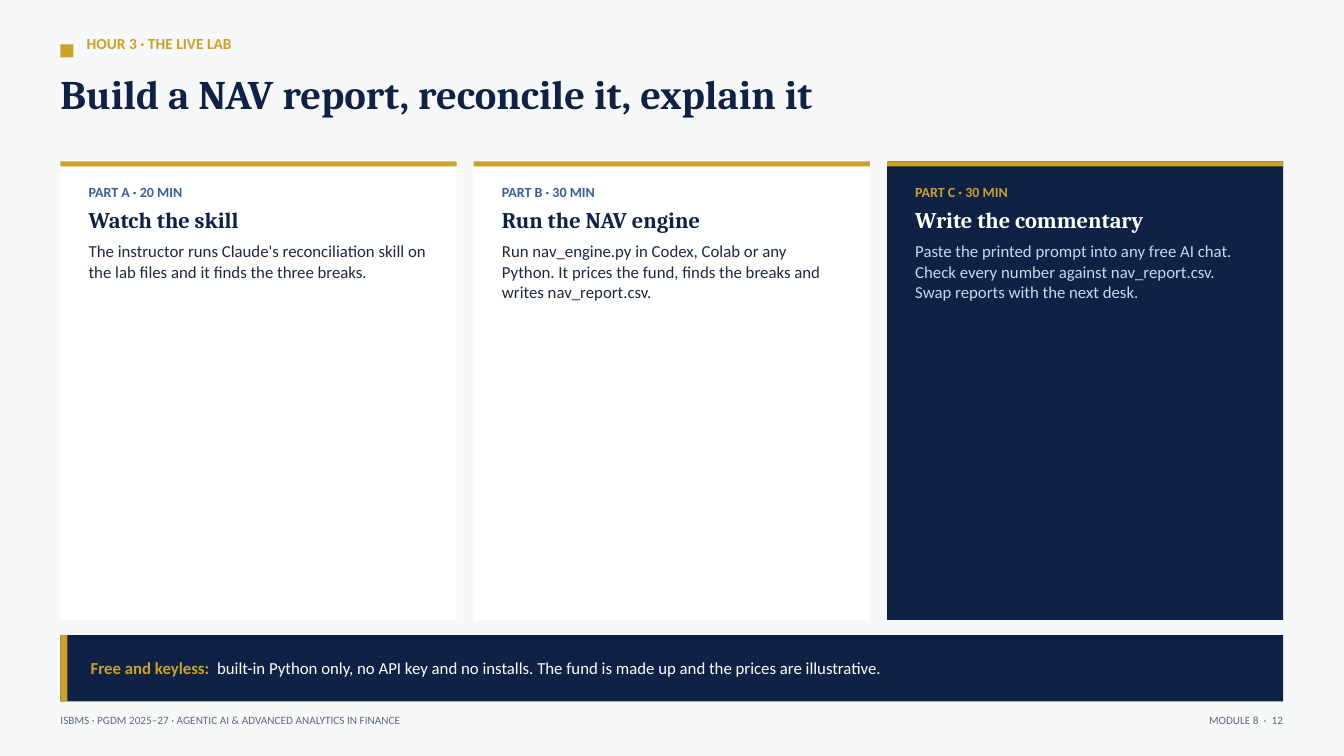
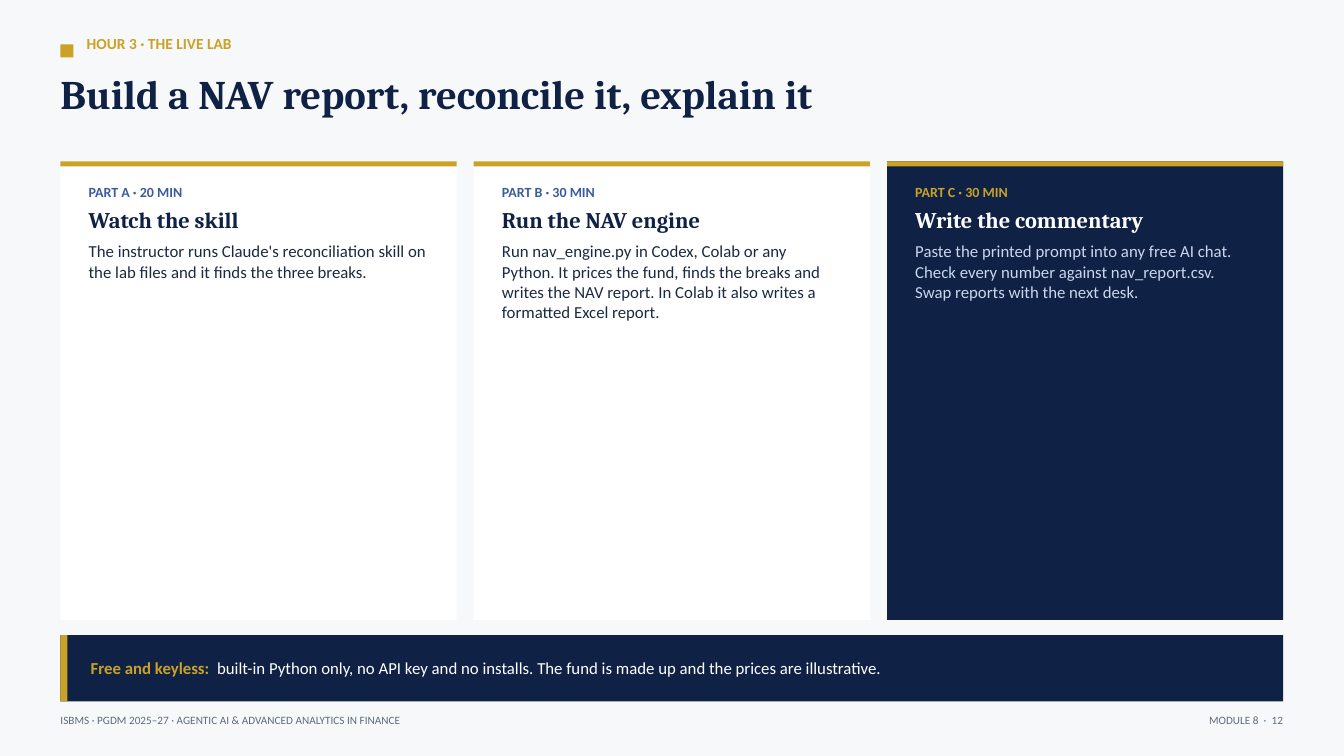
Before and after one commit to tejasgjadhav/AIFINANCE, a slide deck: slide 12 of slides/Module-08-Fund-Administration-NAV.pptx. Drawn at 1344x756 pixels with LibreOffice and Linux fonts; fonts in the diff are those of the drawing. Boxes give left, top, right and bottom in pixels: in the first picture for what was removed or moved away, otherwise in the second. Text is boxed around its words. In the diff, an @@ line names an element or a change of style, - is before the commit and + after.

```diff
--- a/slides/Module-08-Fund-Administration-NAV.pptx
+++ b/slides/Module-08-Fund-Administration-NAV.pptx
@@ text at (x1=502, y1=245, x2=820, y2=321): text changed @@
-Run nav_engine.py in Codex, Colab or any Python. It prices the fund, finds the breaks and writes nav_report.csv.
+Run nav_engine.py in Codex, Colab or any Python. It prices the fund, finds the breaks and writes the NAV report. In Colab it also writes a formatted Excel report.
```
Also in this commit, not shown: 2 other slides changed, 4 other files.
